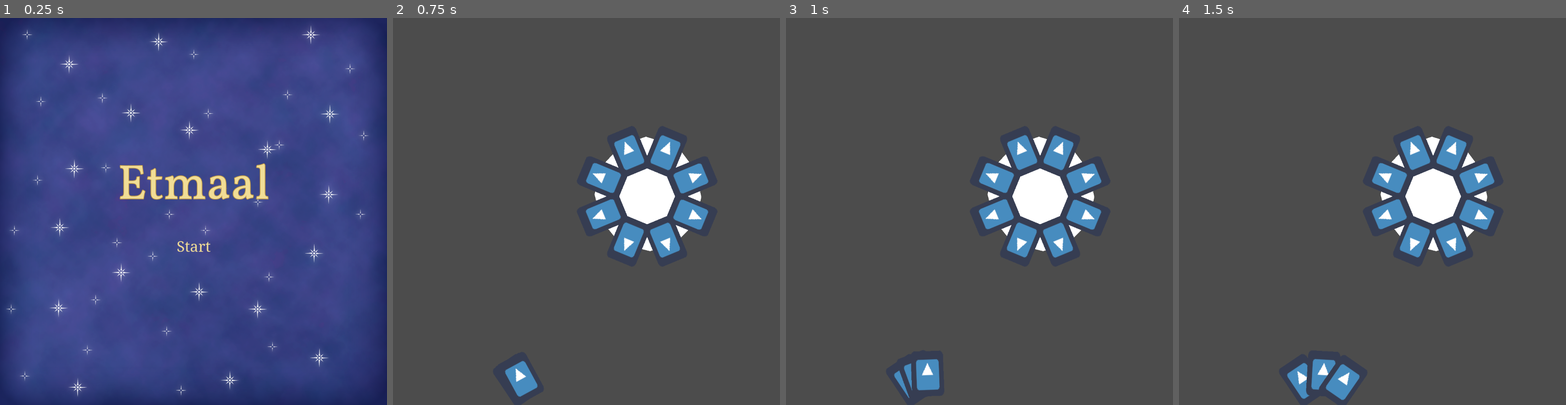
Above: before the commit, frames 1-4 (left to right).
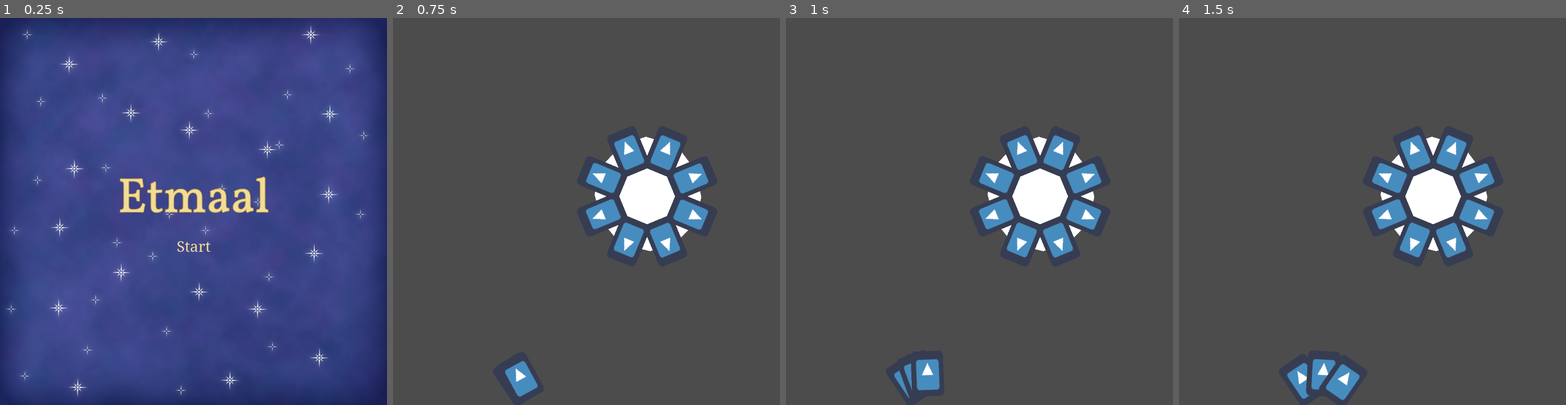
Above: after the commit, the same moments.

Repository: AbeVos/ggj-2022
Game: Godot game, scene res://start-menu/StartMenu.tscn
Two runs of this game, one before a commit and one after it. Both use one fixed random seed, a clock stepped at 60 frames per second and the inputs below. This scene is started directly instead of the project's main scene. The engine's default icon, where the game draws it, is replaced by a stand-in: a white triangle on a blue panel in a dark square.
Inputs (mouse positions are in pixels of both pictures, inside the frame that each line leads up to):
- Up to frame 1 (0.25 s): no input
- Up to frame 2 (0.75 s): click "Start" at 0.5 s
- Up to frame 3 (1 s): no input
- Up to frame 4 (1.5 s): move the mouse to (1457, 192) at 1.27 s; click (1457, 192) at 1.42 s

The runs differ from the first frame. In frame 1, 2.0% of the frame differs, in the area x 30-70%, y 37-51%; in frame 2, nothing differs; in frame 3, nothing differs; in frame 4, nothing differs.

Commit message:
Update start menu

Diff:
--- a/start-menu/StartMenu.gd
+++ b/start-menu/StartMenu.gd
@@ -1,4 +1,4 @@
 extends Control
 
 func _on_StartButton_button_down():
-    get_tree().change_scene("res://board.tscn")
+    get_tree().change_scene("res://Board.tscn")
--- a/start-menu/StartMenu.tscn
+++ b/start-menu/StartMenu.tscn
@@ -27,13 +27,21 @@
 scale = Vector2( 0.59668, 0.601074 )
 texture = ExtResource( 3 )
 
-[node name="Title" type="Label" parent="."]
+[node name="VBoxContainer" type="VBoxContainer" parent="."]
 anchor_left = 0.5
-anchor_top = 0.339
+anchor_top = 0.5
 anchor_right = 0.5
-anchor_bottom = 0.357
+anchor_bottom = 0.5
 margin_left = -235.5
+margin_top = -142.0
 margin_right = 235.5
+margin_bottom = 142.0
+__meta__ = {
+"_edit_use_anchors_": false
+}
+
+[node name="Title" type="Label" parent="VBoxContainer"]
+margin_right = 471.0
 margin_bottom = 210.0
 custom_colors/font_color = Color( 0.945098, 0.866667, 0.588235, 1 )
 custom_colors/font_outline_modulate = Color( 0.764706, 0.607843, 0.270588, 1 )
@@ -45,15 +53,10 @@
 "_edit_use_anchors_": false
 }
 
-[node name="StartButton" type="Button" parent="."]
-anchor_left = 0.5
-anchor_top = 0.587
-anchor_right = 0.5
-anchor_bottom = 0.592
-margin_left = -58.5
-margin_top = -35.0
-margin_right = 58.5
-margin_bottom = 35.0
+[node name="StartButton" type="Button" parent="VBoxContainer"]
+margin_top = 214.0
+margin_right = 471.0
+margin_bottom = 284.0
 grow_horizontal = 2
 grow_vertical = 2
 focus_mode = 0
@@ -68,4 +71,4 @@
 "_edit_use_anchors_": false
 }
 
-[connection signal="button_down" from="StartButton" to="." method="_on_StartButton_button_down"]
+[connection signal="button_down" from="VBoxContainer/StartButton" to="." method="_on_StartButton_button_down"]
